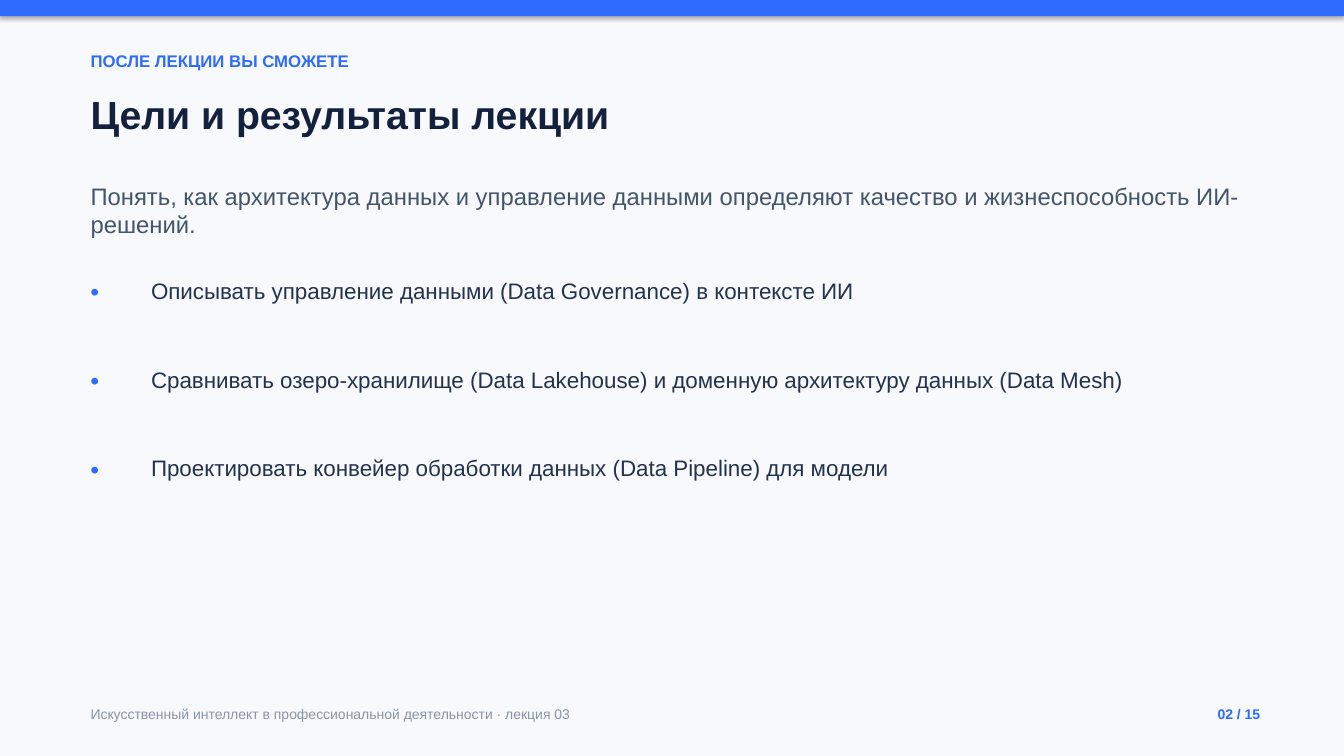
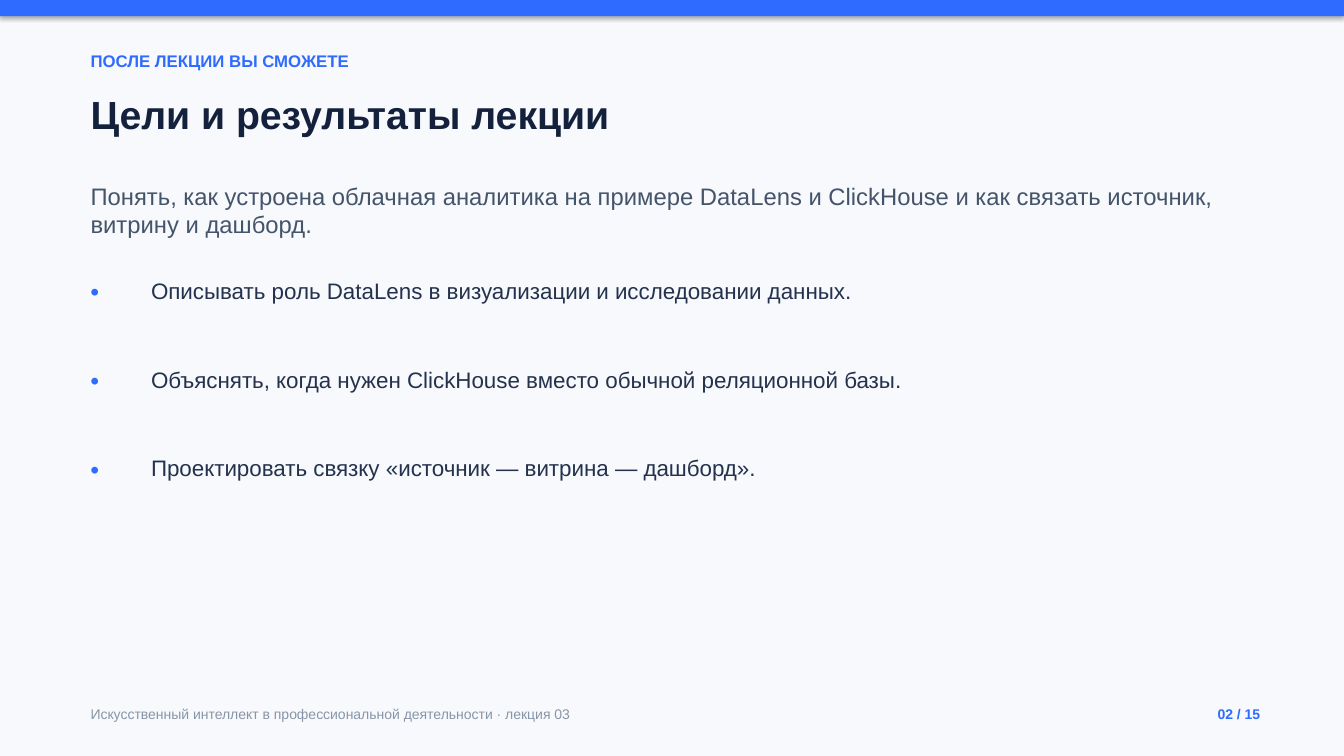
Before and after one commit to ketty3/ketty3.github.io, a slide deck: slide 2 of presentations/lecture-03.pptx. Drawn at 1344x756 pixels with LibreOffice and Linux fonts; fonts in the diff are those of the drawing. Boxes give left, top, right and bottom in pixels: in the first picture for what was removed or moved away, otherwise in the second. Text is boxed around its words. In the diff, an @@ line names an element or a change of style, - is before the commit and + after.

Commit message:
Rewrite course around data analysis and ML theory

```diff
--- a/presentations/lecture-03.pptx
+++ b/presentations/lecture-03.pptx
@@ text at <box>91,187,1212,238</box>: text changed @@
-Понять, как архитектура данных и управление данными определяют качество и жизнеспособность ИИ-решений.
+Понять, как устроена облачная аналитика на примере DataLens и ClickHouse и как связать источник, витрину и дашборд.
@@ text at <box>151,283,852,304</box>: text changed @@
-Описывать управление данными (Data Governance) в контексте ИИ
+Описывать роль DataLens в визуализации и исследовании данных.
@@ text at <box>151,371,901,393</box>: text changed @@
-Сравнивать озеро-хранилище (Data Lakehouse) и доменную архитектуру данных (Data Mesh)
+Объяснять, когда нужен ClickHouse вместо обычной реляционной базы.
@@ text at <box>151,459,756,481</box>: text changed @@
-Проектировать конвейер обработки данных (Data Pipeline) для модели
+Проектировать связку «источник — витрина — дашборд».
```
Also in this commit, not shown: 11 other slides changed, 3 slides added, 3 slides removed, 43 other files.
